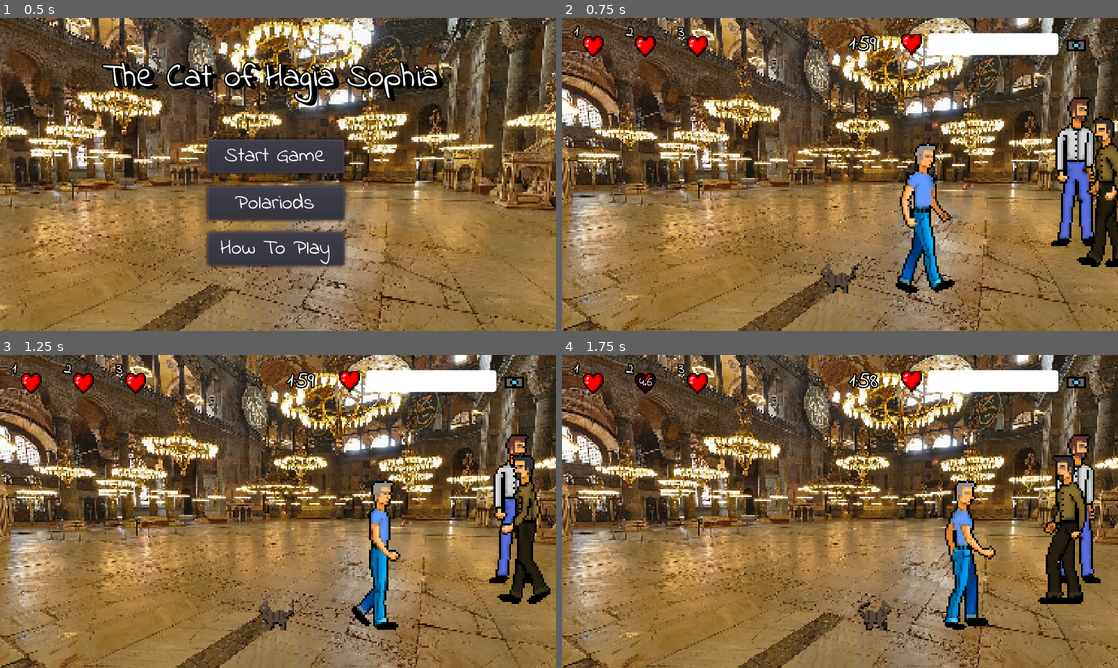
Above: before the commit, frames 1-4 (two rows, left to right).
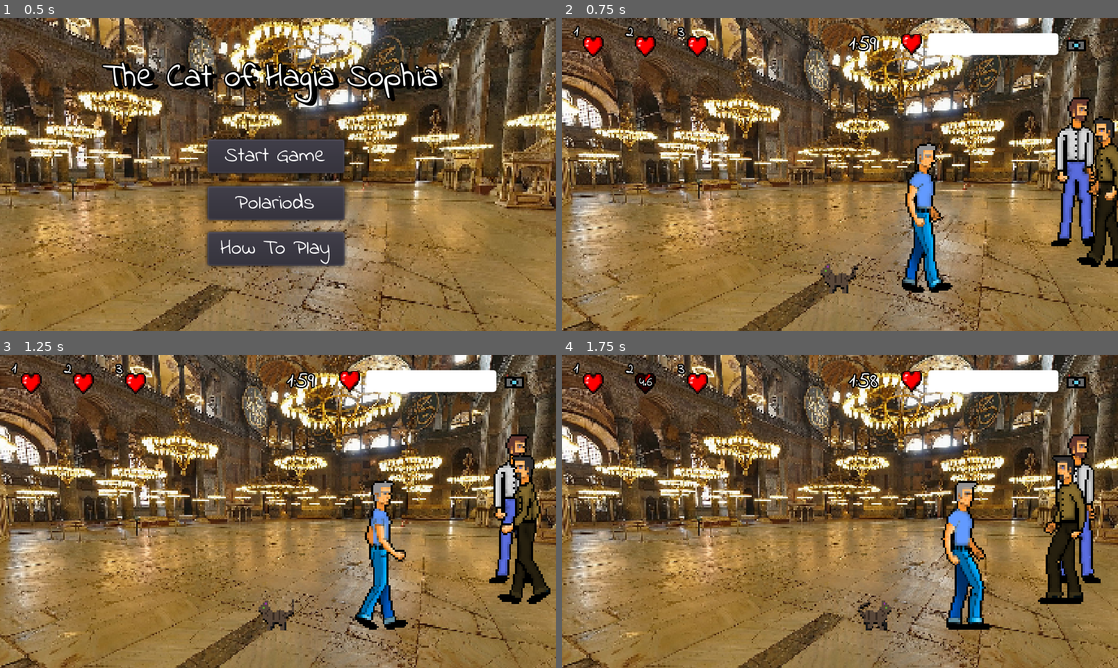
Above: after the commit, the same moments.

Repository: Frozander/BAUGamejam2021
Game: Godot game, scene res://Scenes/TitleScreen.tscn
The game is run twice, just before and just after one commit, with the same random seed, the same clock (stepped at 60 frames per second) and the same inputs. Sound files missing from this copy of the repository are replaced by a short silence.
Inputs:
- Up to frame 1 (0.5 s): no input
- Up to frame 2 (0.75 s): click "Start Game" at 0.5 s
- Up to frame 3 (1.25 s): no input
- Up to frame 4 (1.75 s): tap Enter at 1.25 s; hold Right (ui_right) from 1.28 s (still down); tap 3 (leave) at 1.35 s

Frame 1 is identical in both runs. In frame 2, 1.4% of the frame differs, in the area x 60-71%, y 39-88%; in frame 3, 1.4%; in frame 4, 2.0%, in the area x 68-78%, y 39-88%.

Commit message:
person anim frame fix

Diff:
--- a/Assets/AnimatedSprites/Person.tres
+++ b/Assets/AnimatedSprites/Person.tres
@@ -68,7 +68,7 @@
 "frames": [ SubResource( 35 ), SubResource( 36 ), SubResource( 37 ), SubResource( 38 ), SubResource( 39 ), SubResource( 40 ), SubResource( 41 ), SubResource( 42 ), SubResource( 43 ), SubResource( 44 ), SubResource( 45 ) ],
 "loop": true,
 "name": "walk",
-"speed": 5.0
+"speed": 9.0
 }, {
 "frames": [ SubResource( 46 ), SubResource( 47 ) ],
 "loop": true,
--- a/Assets/AnimatedSprites/Person3.tres
+++ b/Assets/AnimatedSprites/Person3.tres
@@ -68,7 +68,7 @@
 "frames": [ SubResource( 49 ), SubResource( 50 ), SubResource( 51 ), SubResource( 52 ), SubResource( 53 ), SubResource( 54 ), SubResource( 55 ), SubResource( 56 ), SubResource( 57 ), SubResource( 58 ), SubResource( 59 ) ],
 "loop": true,
 "name": "walk",
-"speed": 5.0
+"speed": 9.0
 }, {
 "frames": [ SubResource( 60 ), SubResource( 61 ) ],
 "loop": true,
--- a/Assets/AnimatedSprites/Person4.tres
+++ b/Assets/AnimatedSprites/Person4.tres
@@ -72,7 +72,7 @@
 "frames": [ SubResource( 64 ), SubResource( 65 ), SubResource( 66 ), SubResource( 67 ), SubResource( 68 ), SubResource( 69 ), SubResource( 70 ), SubResource( 71 ), SubResource( 72 ), SubResource( 73 ), SubResource( 74 ) ],
 "loop": true,
 "name": "walk",
-"speed": 5.0
+"speed": 9.0
 }, {
 "frames": [ SubResource( 75 ), SubResource( 76 ) ],
 "loop": true,
--- a/Assets/AnimatedSprites/Person5.tres
+++ b/Assets/AnimatedSprites/Person5.tres
@@ -68,7 +68,7 @@
 "frames": [ SubResource( 20 ), SubResource( 21 ), SubResource( 22 ), SubResource( 23 ), SubResource( 24 ), SubResource( 25 ), SubResource( 26 ), SubResource( 27 ), SubResource( 28 ), SubResource( 29 ), SubResource( 30 ) ],
 "loop": true,
 "name": "walk",
-"speed": 5.0
+"speed": 9.0
 }, {
 "frames": [ SubResource( 31 ), SubResource( 32 ) ],
 "loop": true,
